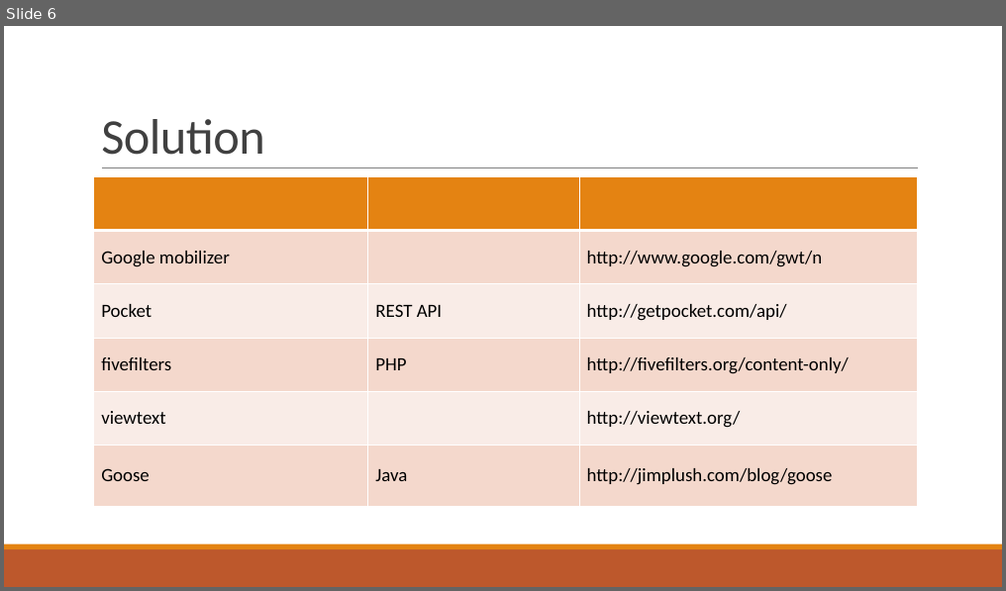
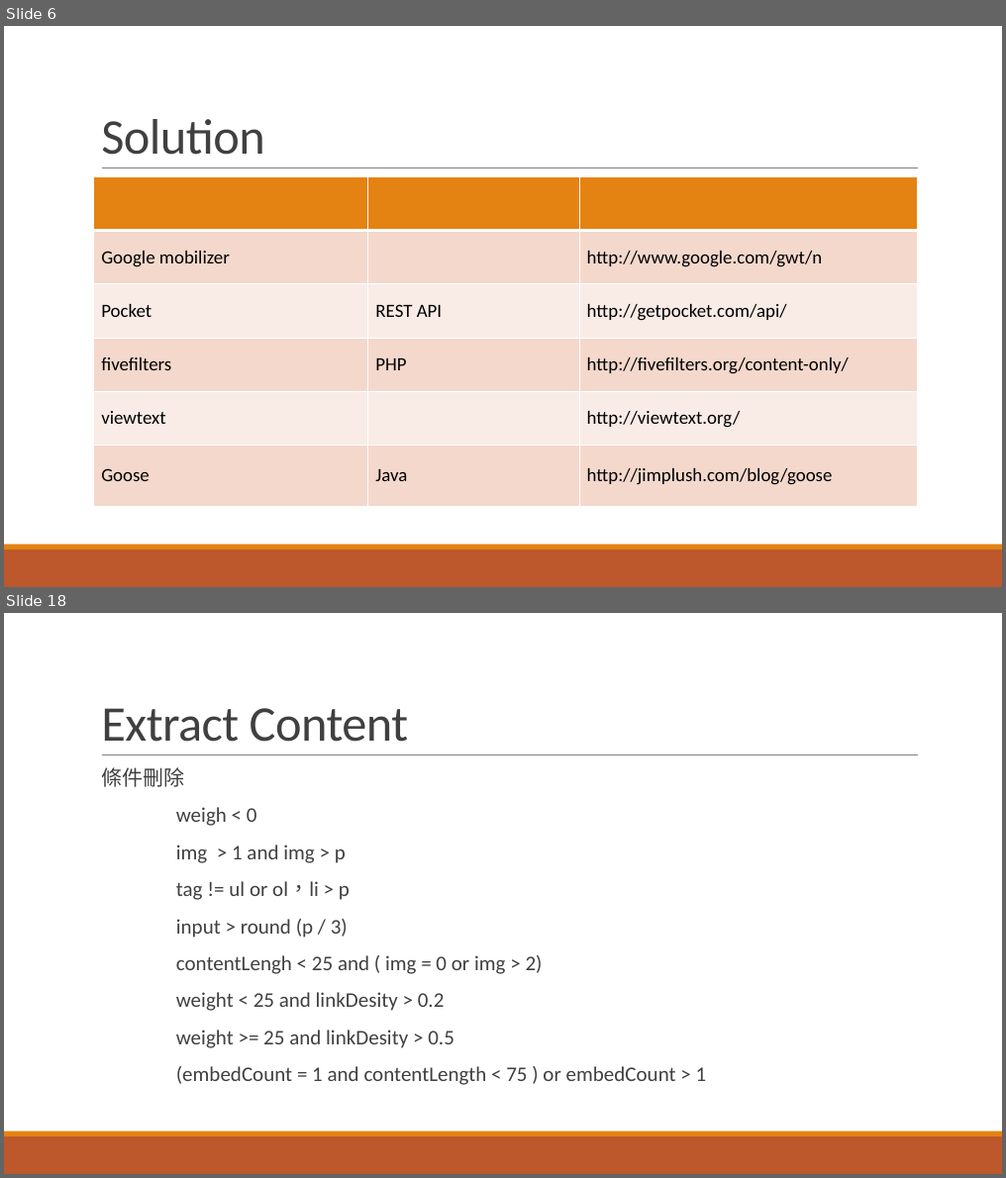
Before and after one commit to KemingChen/IR, a slide deck: Fianl/final.pptx. Shown one above the other, each under a label of ours: slide 6 before the commit, slides 6 and 18 after it; the slides between them are not shown. The pictures are 1006x591 and 1006x1178 pixels, drawn with LibreOffice and Linux fonts; fonts in the diff are those of the drawing. Boxes give left, top, right and bottom in pixels: in the first picture for what was removed or moved away, otherwise in the second. Text is boxed around its words. In the diff, an @@ line names an element or a change of style, - is before the commit and + after.

```diff
--- a/Fianl/final.pptx
+++ b/Fianl/final.pptx
@@ slide 18 added at (x1=4, y1=613, x2=1002, y2=1174), background #FFFFFF; not listed: 3 template elements that a slide beside it also shows @@
@@ title added at (x1=101, y1=708, x2=409, y2=742), 48 pt, text #404040 @@
+Extract Content
@@ text added at (x1=101, y1=767, x2=707, y2=1085), 20 pt, text #404040 @@
+條件刪除
+weigh < 0
+img > 1 and img > p
+tag != ul or ol，li > p
+input > round (p / 3)
+contentLengh < 25 and ( img = 0 or img > 2)
+weight < 25 and linkDesity > 0.2
+weight >= 25 and linkDesity > 0.5
+(embedCount = 1 and contentLength < 75 ) or embedCount > 1
```
Also in this commit, not shown: 1 slide changed, 13 other slides added, 1 other file.
